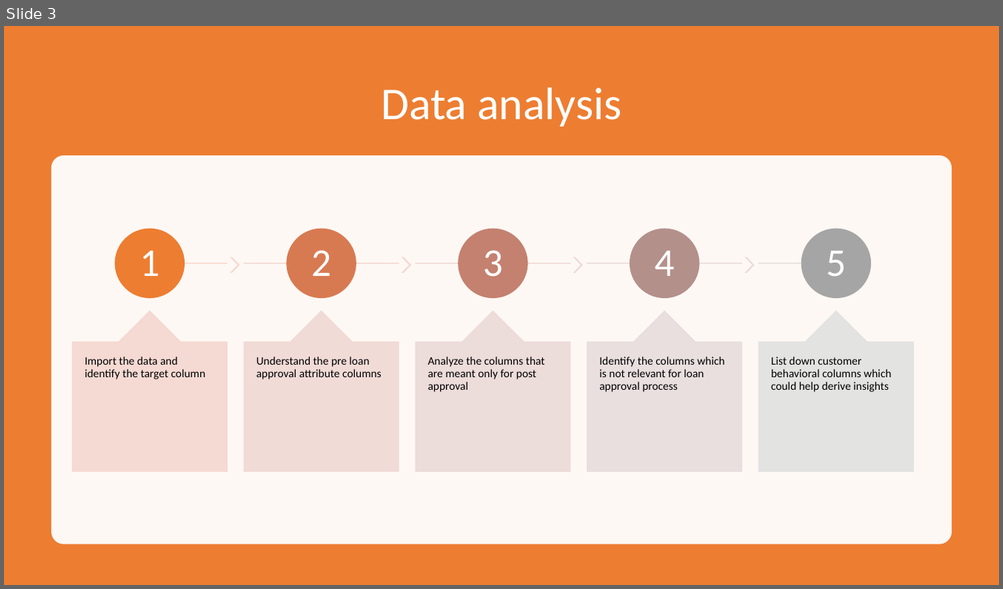
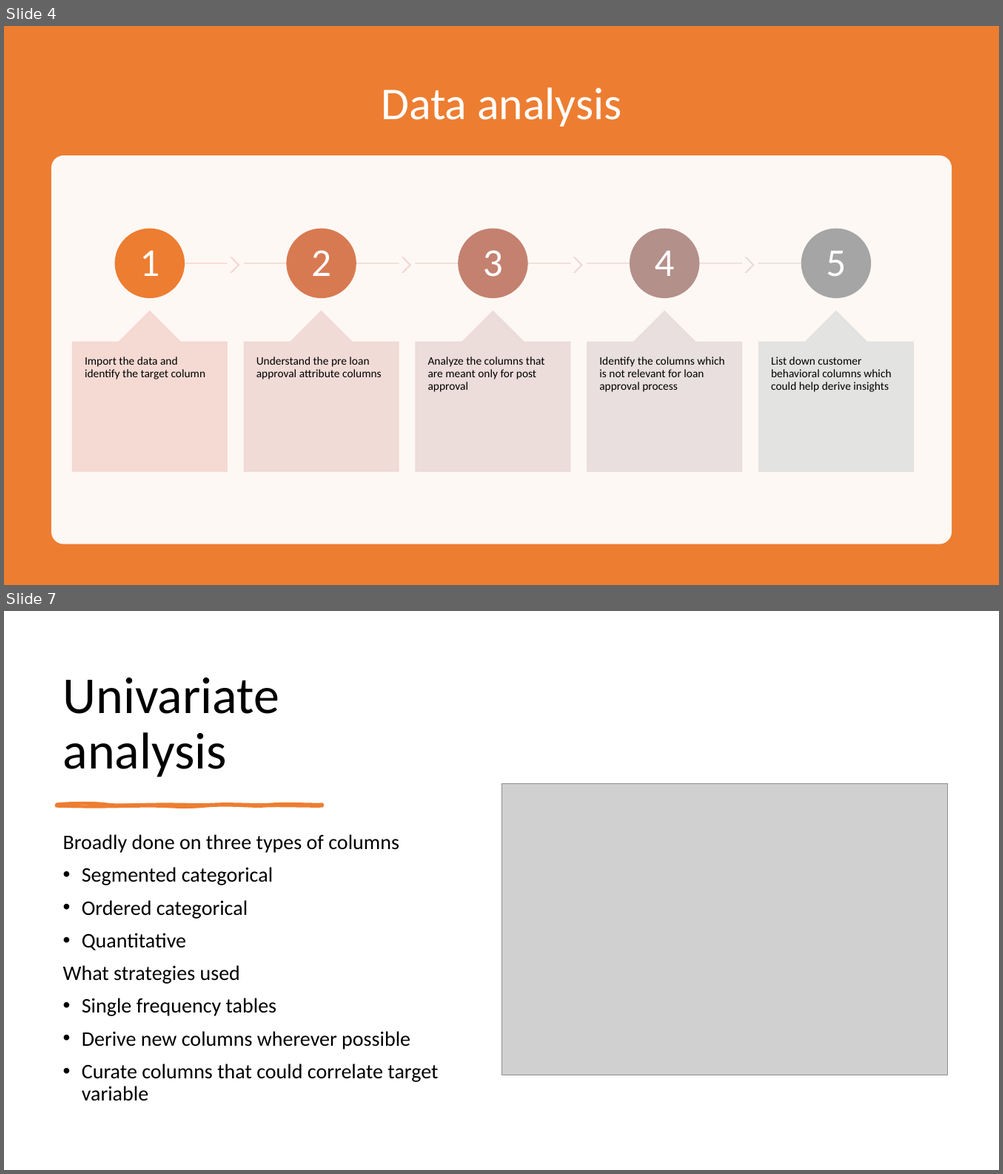
Before and after one commit to bharathsanjai/lending-club-case-study, a slide deck: lending-club-case-study.pptx. Shown one above the other, each under a label of ours: slide 3 before the commit, slides 4 and 7 after it; the slides between them are not shown. The pictures are 1003x589 and 1003x1174 pixels, drawn with LibreOffice and Linux fonts; fonts in the diff are those of the drawing; grey boxes stand for pictures. Boxes give left, top, right and bottom in pixels: in the first picture for what was removed or moved away, otherwise in the second. Text is boxed around its words. In the diff, an @@ line names an element or a change of style, - is before the commit and + after.

```diff
--- a/lending-club-case-study.pptx
+++ b/lending-club-case-study.pptx
@@ slide 7 added at box(4, 611, 999, 1170), background #FFFFFF @@
@@ title added at box(63, 678, 280, 777), 50 pt, text #000000 @@
+Univariate analysis
@@ picture added at box(502, 784, 947, 1076) @@
@@ freeform shape added at box(57, 805, 322, 806), fill #ED7D31, outline #ED7D31 3 pt @@
@@ text added at box(63, 834, 438, 1102), 20 pt, text #000000 @@
+Broadly done on three types of columns
+• Segmented categorical
+• Ordered categorical
+• Quantitative
+What strategies used
+• Single frequency tables
+• Derive new columns wherever possible
+• Curate columns that could correlate target variable
@@ what was slide 3 is now slide 4 @@
```
Also in this commit, not shown: 2 slides changed, 7 other slides added.
